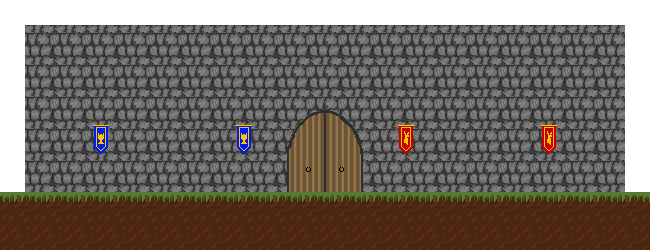
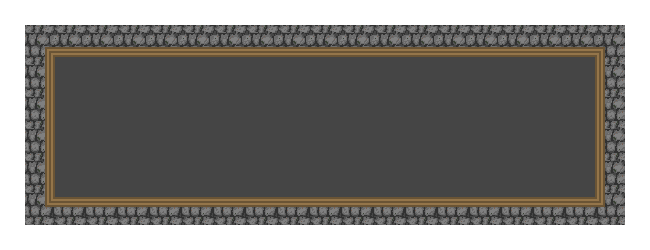
Revision of a layered 650px x 250px image; what changed, layer by layer:
showed "wood walls" over [45, 47, 605, 207]
showed "room outline" over [45, 47, 605, 207]
hid "blue flags left" over [93, 125, 252, 154]
hid "red flags left" over [93, 125, 252, 154]
hid "red flags right" over [398, 125, 557, 154]
hid "door" over [287, 110, 363, 192]
hid "grass" over [0, 192, 650, 206]
hid "soil" over [0, 197, 650, 250]
hid "Layer 0" over [0, 47, 650, 250]
